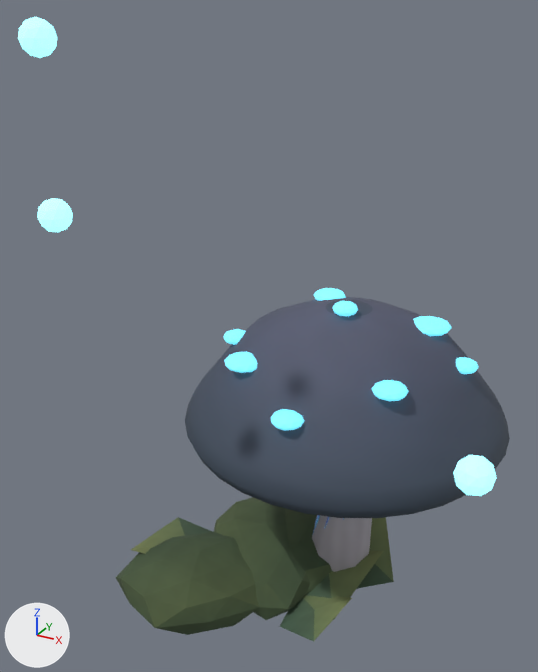
The glTF model exports/environment/components/forest_mushroom_small.glb: old version first, new version second.
Camera for both pictures: a camera (50 mm lens) standing at (0.405, -0.935, 0.905) and looking at (-0.055, -0.099, 0.487). Lighting does not change. The marker at lower left points along +X, +Y and +Z. The first picture is the older version.

Objects in the first picture: 'Bioluminescent cap spot.016', 'Bioluminescent cap spot.017', 'Bioluminescent cap spot.018', 'Bioluminescent cap spot.019', 'Bioluminescent cap spot.020', 'Bioluminescent cap spot.021', 'Bioluminescent cap spot.022', 'Bioluminescent cap spot.023', 'Broad faceted mushroom cap.002', 'Curving luminous mushroom stem.002', 'Tiny floating glow spore.006', 'Tiny floating glow spore.007', 'Tiny floating glow spore.008', 'Woodland shared curved ivy leaf.085', 'Woodland shared curved ivy leaf.086', 'Woodland shared curved ivy leaf.087', 'Woodland shared curved ivy leaf.088', 'Woodland shared moss cushion.025', 'Woodland shared moss cushion.027', 'Woodland shared moss cushion.028'.
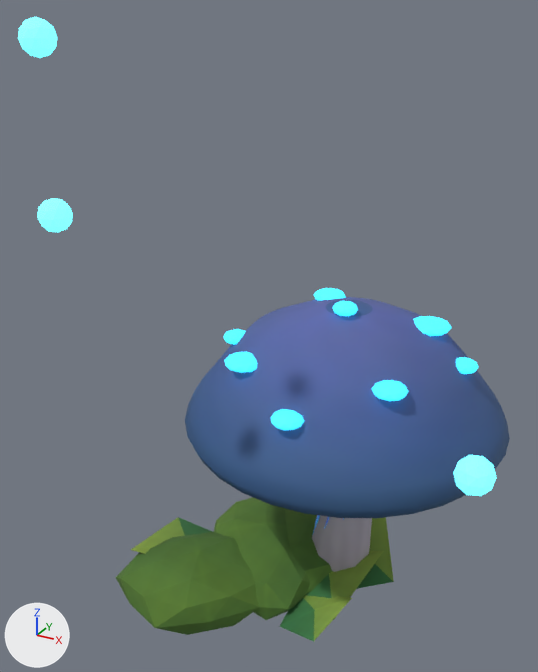
Scene script edits in JSON lines:
```json
{"op": "add", "block": "img_vivid_painted_v1_d80b6116394c29b57b8ab5d8", "code": ["img_vivid_painted_v1_d80b6116394c29b57b8ab5d8 = load_image('vivid_painted_v1_d80b6116394c29b57b8ab5d8', '_unpacked/vivid_painted_v1_d80b6116394c29b57b8ab5d8', 512, 512, 'sRGB')"]}
{"op": "add", "block": "img_vivid_painted_v1_e518087cff7b51be105dd77d", "code": ["img_vivid_painted_v1_e518087cff7b51be105dd77d = load_image('vivid_painted_v1_e518087cff7b51be105dd77d', '_unpacked/vivid_painted_v1_e518087cff7b51be105dd77d', 512, 512, 'sRGB')"]}
{"op": "add", "block": "img_vivid_painted_v1_be95f207113ac2a0f32aa9be", "code": ["img_vivid_painted_v1_be95f207113ac2a0f32aa9be = load_image('vivid_painted_v1_be95f207113ac2a0f32aa9be', '_unpacked/vivid_painted_v1_be95f207113ac2a0f32aa9be', 512, 512, 'sRGB')"]}
{"op": "add", "block": "img_vivid_painted_v1_81bdcea6c1678d798a974259", "code": ["img_vivid_painted_v1_81bdcea6c1678d798a974259 = load_image('vivid_painted_v1_81bdcea6c1678d798a974259', '_unpacked/vivid_painted_v1_81bdcea6c1678d798a974259', 512, 512, 'sRGB')"]}
{"op": "add", "block": "img_vivid_painted_v1_1ab4623ee57aba87511adcc7", "code": ["img_vivid_painted_v1_1ab4623ee57aba87511adcc7 = load_image('vivid_painted_v1_1ab4623ee57aba87511adcc7', '_unpacked/vivid_painted_v1_1ab4623ee57aba87511adcc7', 512, 512, 'sRGB')"]}
{"op": "set", "path": "mat_rune_glow.base_color", "old": "(0.141, 0.604, 0.763)", "new": "(0.047, 0.711, 1.0)", "note": "cyan #69cce2 -> cyan #3ddbff"}
{"op": "set", "path": "mat_rune_glow.emission_color", "old": "(0.163, 0.7, 0.885)", "new": "(0.047, 0.711, 1.0)", "note": "cyan #70daf2 -> cyan #3ddbff"}
{"block": "mat_mushroom_blue", "where": "n2 = _N.new('ShaderNodeTexImage'); n2.name = 'Image Texture'"}
{"op": "set", "path": "n2.image", "old": "img_whisperwood_v1_98967aca39f34d6bf245", "new": "img_vivid_painted_v1_1ab4623ee57aba87511adcc7"}
{"block": "mat_mushroom_blue", "where": "n3 = _N.new('ShaderNodeTexImage'); n3.name = 'Image Texture.001'"}
{"op": "set", "path": "n3.image", "old": "img_whisperwood_v1_955a1b0a8939eff3f73d", "new": "img_vivid_painted_v1_81bdcea6c1678d798a974259"}
{"op": "set", "path": "mat_magic_core.base_color", "old": "(0.242, 0.75, 0.824)", "new": "(0.119, 0.869, 1.0)", "note": "cyan #87e1ea -> cyan #61f0ff"}
{"op": "set", "path": "mat_magic_core.emission_color", "old": "(0.294, 0.91, 1.0)", "new": "(0.119, 0.869, 1.0)", "note": "cyan #94f5ff -> cyan #61f0ff"}
{"op": "set", "path": "mat_magic_core.emission_strength", "old": "1.434", "new": "1.74"}
{"block": "mat_forest_leaf_woodland", "where": "n2 = _N.new('ShaderNodeTexImage'); n2.name = 'Image Texture'"}
{"op": "set", "path": "n2.image", "old": "img_painted_forest_leaf_woodland_color", "new": "img_vivid_painted_v1_be95f207113ac2a0f32aa9be"}
{"block": "mat_forest_leaf_woodland_tip", "where": "n2 = _N.new('ShaderNodeTexImage'); n2.name = 'Image Texture'"}
{"op": "set", "path": "n2.image", "old": "img_painted_forest_leaf_woodland_tip_color", "new": "img_vivid_painted_v1_e518087cff7b51be105dd77d"}
{"block": "mat_moss_woodland", "where": "n2 = _N.new('ShaderNodeTexImage'); n2.name = 'Image Texture'"}
{"op": "set", "path": "n2.image", "old": "img_painted_moss_woodland_color", "new": "img_vivid_painted_v1_d80b6116394c29b57b8ab5d8"}
```

Where the change shows, as pixel boxes (x1, y1, x2, y2) in the pictures (538 x 672 px):
```json
{"object": "Broad faceted mushroom cap.002", "change": "surface changed", "before": [185, 297, 510, 518], "after": [185, 297, 510, 518]}
{"object": "Woodland shared moss cushion.025", "change": "surface changed", "before": [116, 532, 259, 635], "after": [116, 532, 259, 635]}
{"object": "Woodland shared moss cushion.027", "change": "surface changed", "before": [214, 497, 311, 620], "after": [214, 497, 311, 620]}
{"object": "Woodland shared moss cushion.028", "change": "surface changed", "before": [284, 508, 332, 593], "after": [284, 508, 332, 593]}
{"object": "Woodland shared curved ivy leaf.086", "change": "surface changed", "before": [279, 595, 352, 642], "after": [279, 595, 352, 642]}
{"object": "Woodland shared curved ivy leaf.085", "change": "surface changed", "before": [306, 551, 384, 620], "after": [306, 551, 384, 620]}
{"object": "Tiny floating glow spore.006", "change": "recoloured, surface changed", "before": [453, 455, 497, 496], "after": [453, 455, 497, 496]}
{"object": "Woodland shared curved ivy leaf.088", "change": "surface changed", "before": [357, 517, 394, 589], "after": [357, 517, 394, 589]}
{"object": "Tiny floating glow spore.008", "change": "recoloured, surface changed", "before": [18, 17, 57, 58], "after": [18, 17, 57, 58]}
{"object": "Tiny floating glow spore.007", "change": "recoloured, surface changed", "before": [37, 198, 73, 232], "after": [37, 198, 73, 232]}
{"object": "Woodland shared curved ivy leaf.087", "change": "surface changed", "before": [131, 517, 212, 554], "after": [131, 517, 212, 554]}
{"object": "Bioluminescent cap spot.017", "change": "recoloured", "before": [372, 380, 409, 401], "after": [372, 380, 409, 401]}
{"object": "Bioluminescent cap spot.020", "change": "recoloured", "before": [413, 316, 452, 336], "after": [413, 316, 452, 336]}
{"object": "Bioluminescent cap spot.016", "change": "recoloured", "before": [224, 351, 257, 373], "after": [224, 351, 257, 373]}
{"object": "Bioluminescent cap spot.018", "change": "recoloured", "before": [271, 409, 304, 430], "after": [271, 409, 304, 430]}
{"object": "Bioluminescent cap spot.021", "change": "recoloured", "before": [332, 301, 358, 317], "after": [332, 301, 358, 317]}
{"object": "Bioluminescent cap spot.019", "change": "recoloured", "before": [314, 288, 346, 301], "after": [314, 288, 346, 301]}
{"object": "Bioluminescent cap spot.023", "change": "recoloured", "before": [456, 357, 479, 374], "after": [456, 357, 479, 374]}
{"object": "Bioluminescent cap spot.022", "change": "recoloured", "before": [224, 329, 246, 345], "after": [224, 329, 246, 345]}
```
